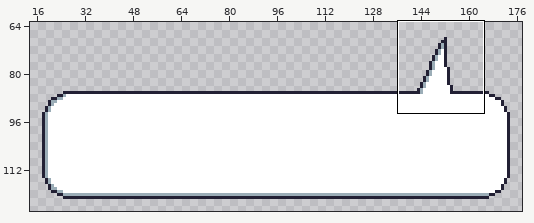
Pixel-art file: assets/GUI/Dialogue/Boxes/box_right.aseprite. Above, an overview of the earlier version with the close-up marked.
Close-up. Earlier state:
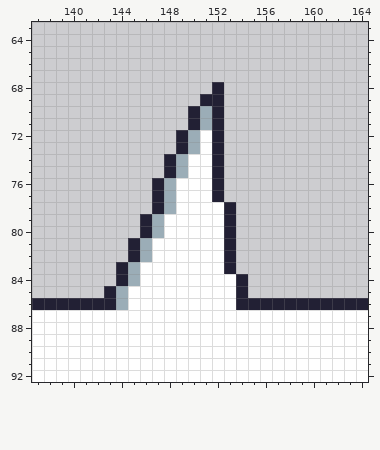
160x120 pixels, 1 frame. Shown: x 137..164, y 63..92. The old version is drawn lined up with the new one, on the new canvas. The wide view leaves out empty margins.
The result:
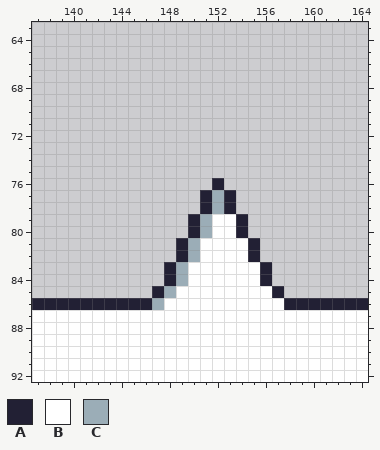
Palette (. is transparent): A #222034  B #ffffff  C #9badb7
Diff:
canvas 160x120 -> 192x128, the old top-left corner now at 16,4
y 68: x 152 A -> .
y 69: x 151..152 AA -> ..
y 70..71: x 150..152 ACA -> ...
y 72..73: x 149..152 ACBA -> ....
y 74..75: x 148..152 ACBBA -> .....
y 76: x 147..151 ACBBB -> .....
y 77: x 147..153 ACBBBA. -> ....ACA
y 78: x 147..152 ACBBBB -> ....AC
y 79..80: x 146..151 ACBBBB -> ....AC; x 153..154 A. -> BA
y 81..82: x 145..150 ACBBBB -> ....AC; x 153..155 A.. -> BBA
y 83: x 144..149 ACBBBB -> ....AC; x 153..156 A... -> BBBA
y 84: x 144..149 ACBBBB -> ....AC; x 154..156 A.. -> BBA
y 85: x 143..148 ACBBBB -> ....AC; x 154..157 A... -> BBBA
y 86: x 144..147 CBBB -> AAAC; x 154..157 AAAA -> BBBB
Pixel boxes of the changes (left, top, right, bottom) in both close-ups:
changed: (104, 82, 284, 310)
